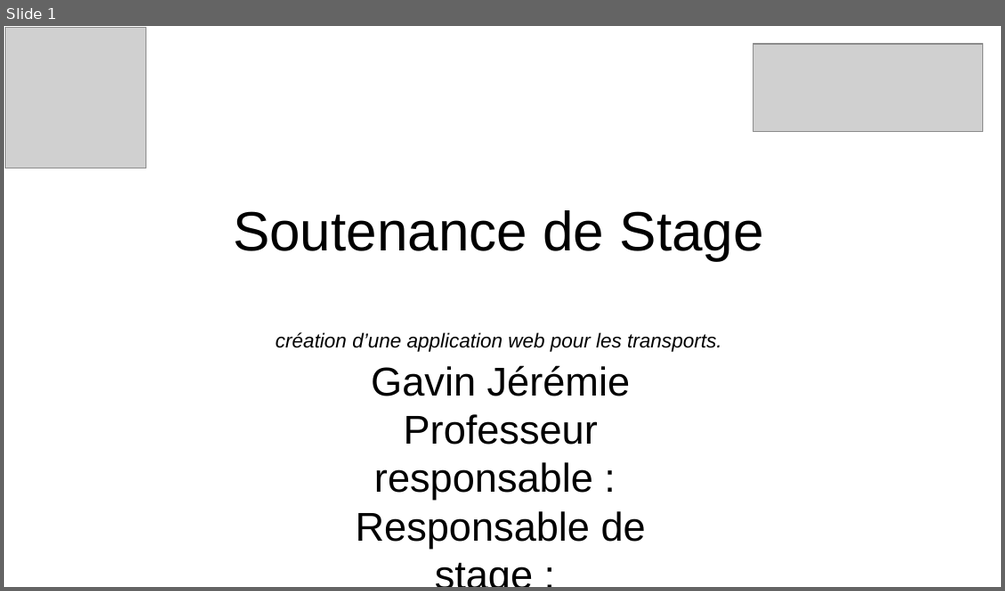
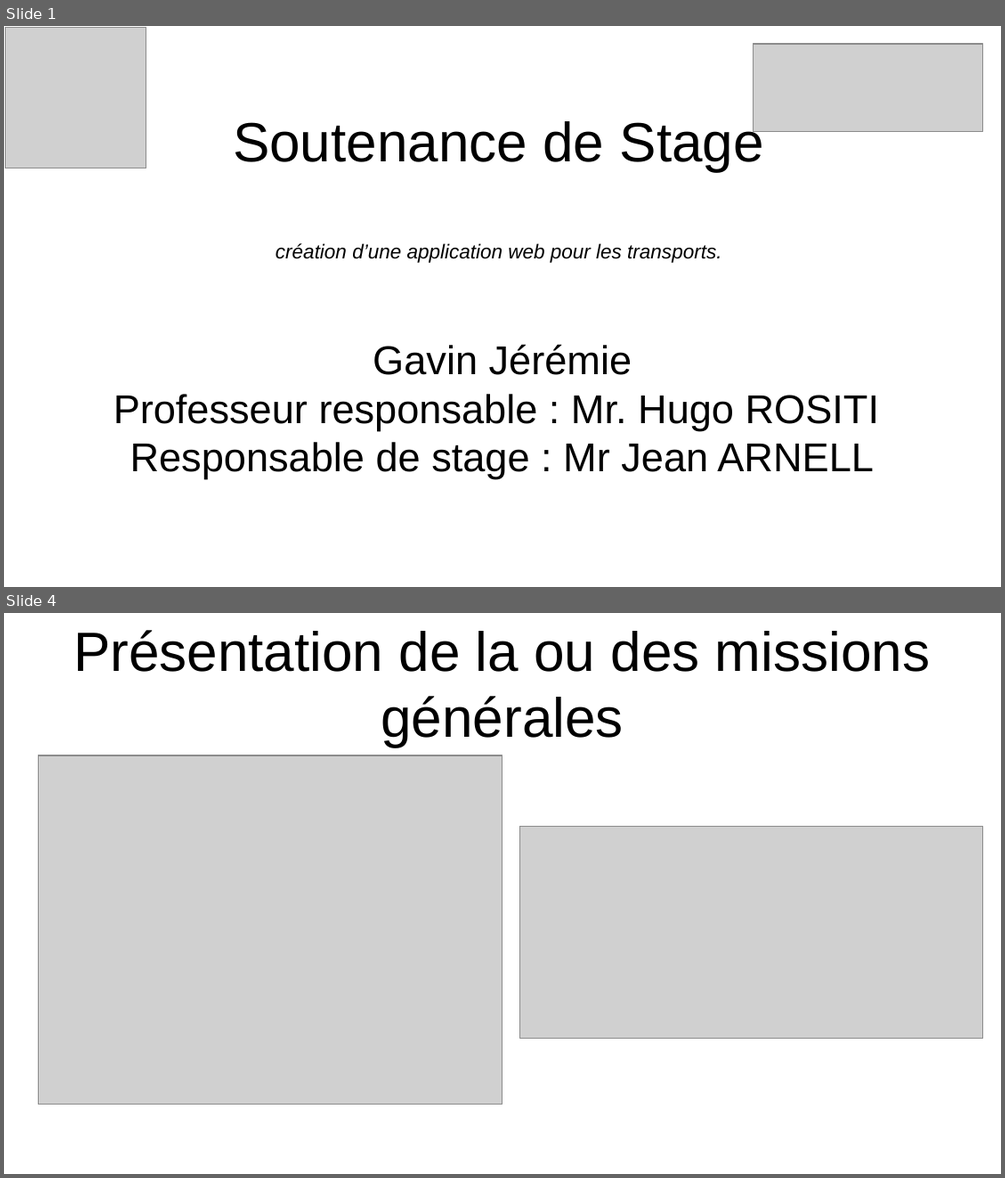
Before and after one commit to Malfioso/MaaS-Computech, a slide deck: Soutenance.odp. Shown one above the other, each under a label of ours: slide 1 before the commit, slides 1 and 4 after it; the slides between them are not shown. The pictures are 1005x591 and 1005x1178 pixels, drawn with LibreOffice and Linux fonts; fonts in the diff are those of the drawing; grey boxes stand for pictures. Boxes give left, top, right and bottom in pixels: in the first picture for what was removed or moved away, otherwise in the second. Text is boxed around its words. In the diff, an @@ line names an element or a change of style, - is before the commit and + after.

Commit message:
Soutenance

```diff
--- a/Soutenance.odp
+++ b/Soutenance.odp
@@ slide 4 added at (4,613,1001,1174), background #FFFFFF @@
@@ title added at (73,630,930,747), 44 pt, text #000000 @@
+Présentation de la ou des missions générales
@@ picture added at (39,755,503,1103) @@
@@ picture added at (520,827,984,1038) @@
@@ slide 1 changed as well @@
@@ title "Soutenance de Stage création d’une ..." rewrapped from (233,210,764,352) to (233,117,764,263) @@
@@ subtitle "Gavin Jérémie": place and size @@
-subtitle "Gavin Jérémie" at (356,365,646,548)
+subtitle "Gavin Jérémie" at (113,344,879,478)
@@ subtitle at (113,394,879,478): text changed @@
-Professeur responsable :
-Responsable de stage :
+Professeur responsable : Mr. Hugo ROSITI
+Responsable de stage : Mr Jean ARNELL
```
Also in this commit, not shown: 5 other slides added, 2 other files.
